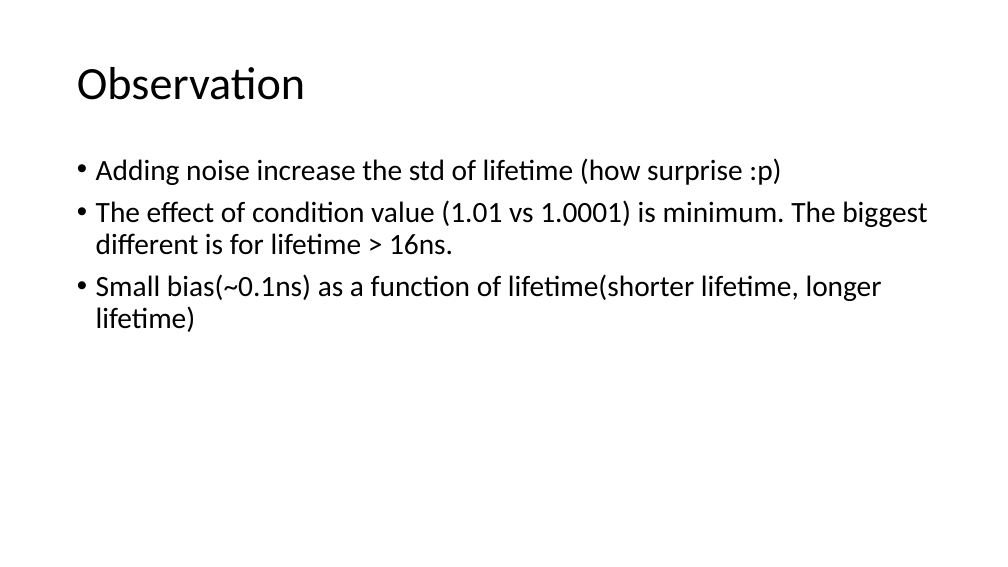
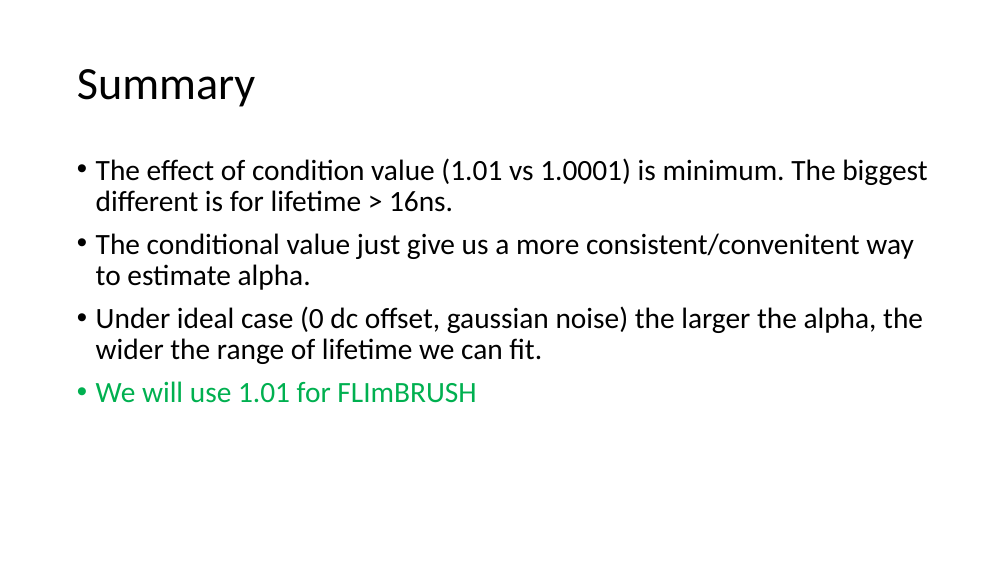
Before and after one commit to marculab/FLImBrushDataProcessingTool, a slide deck: slide 13 of AlphaDeterminatin/FLImBRUSH data processing.pptx (slide 9 before the commit). Drawn at 1008x567 pixels with LibreOffice and Linux fonts; fonts in the diff are those of the drawing. Boxes give left, top, right and bottom in pixels: in the first picture for what was removed or moved away, otherwise in the second. Text is boxed around its words. In the diff, an @@ line names an element or a change of style, - is before the commit and + after.

```diff
--- a/AlphaDeterminatin/FLImBRUSH data processing.pptx
+++ b/AlphaDeterminatin/FLImBRUSH data processing.pptx
@@ title at box(77, 69, 255, 107): text changed @@
-Observation
+Summary
@@ text at box(96, 158, 781, 185): paragraph removed @@
-• Adding noise increase the std of lifetime (how surprise :p)
@@ text at box(96, 233, 923, 403): text changed @@
-• Small bias(~0.1ns) as a function of lifetime(shorter lifetime, longer lifetime)
+• The conditional value just give us a more consistent/convenitent way to estimate alpha.
+• Under ideal case (0 dc offset, gaussian noise) the larger the alpha, the wider the range of lifetime we can fit.
+• We will use 1.01 for FLImBRUSH
```
Also in this commit, not shown: 8 other slides changed, 36 slides added, 4 slides removed.
